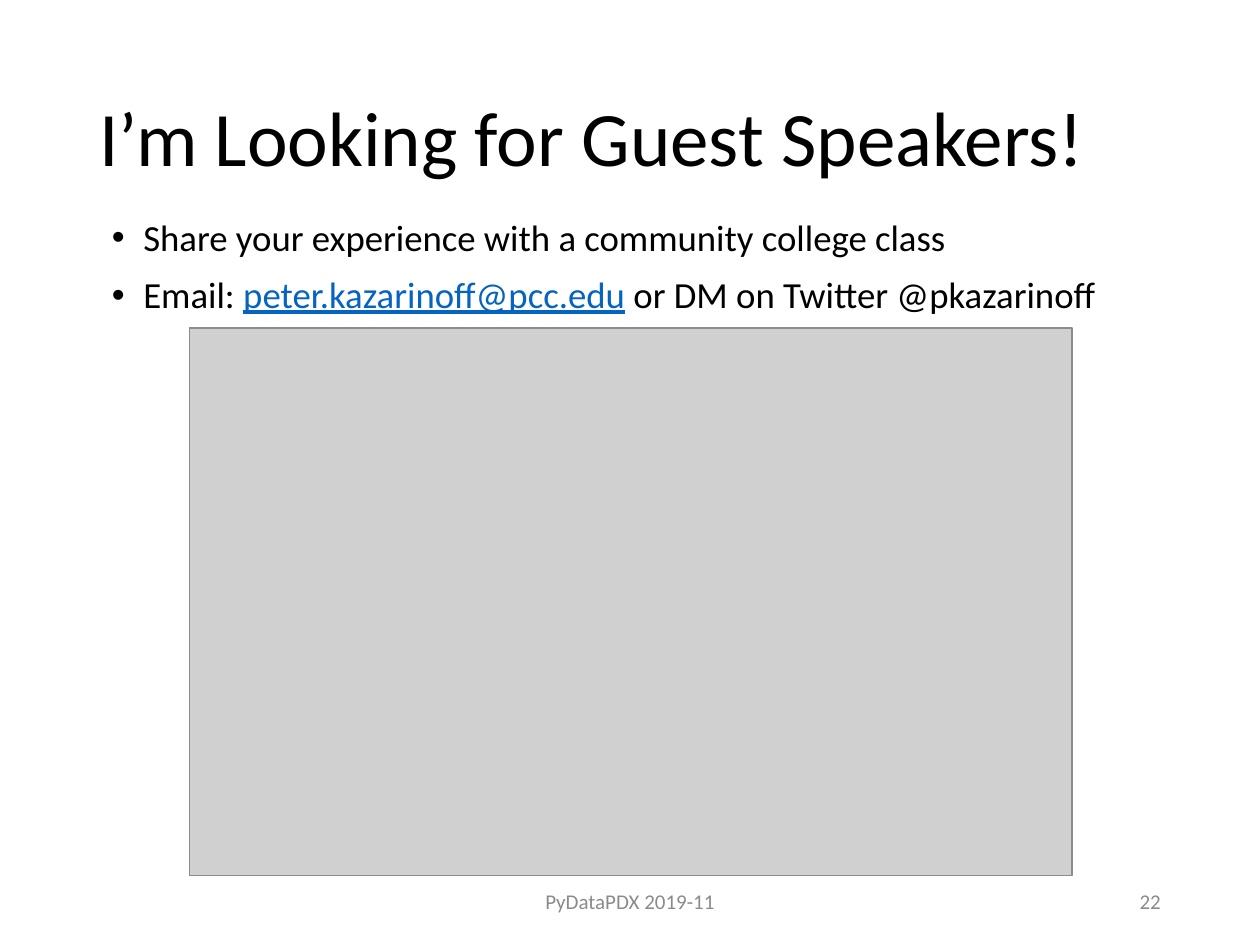
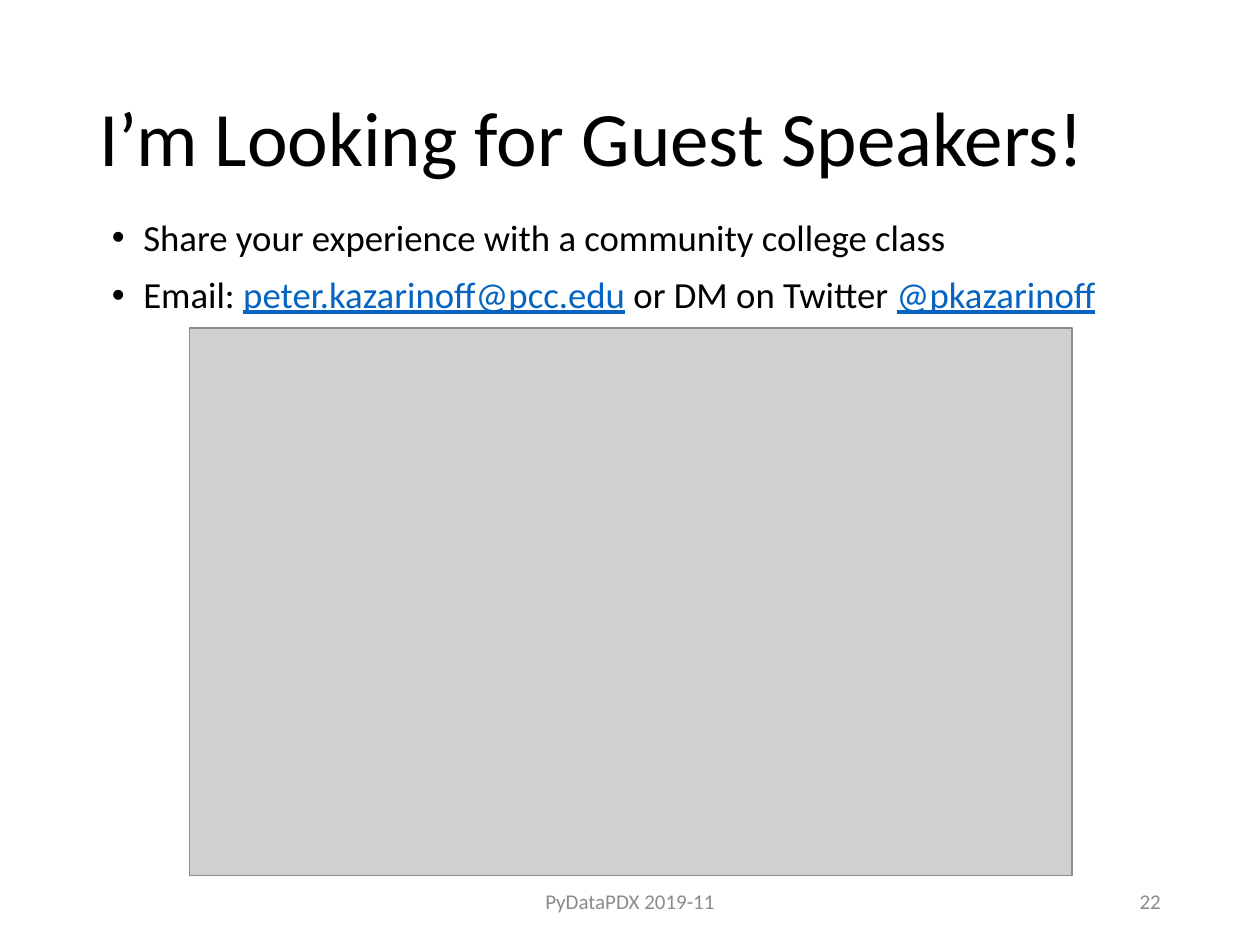
Before and after one commit to ProfessorKazarinoff/PyDataPDX-2019-11, a slide deck: slide 22 of PeterKazarinoff_PyDataPDX_2019-11.pptx. Drawn at 1260x945 pixels with LibreOffice and Linux fonts; fonts in the diff are those of the drawing; grey boxes stand for pictures. Boxes give left, top, right and bottom in pixels: in the first picture for what was removed or moved away, otherwise in the second. Text is boxed around its words. In the diff, an @@ line names an element or a change of style, - is before the commit and + after.

```diff
--- a/PeterKazarinoff_PyDataPDX_2019-11.pptx
+++ b/PeterKazarinoff_PyDataPDX_2019-11.pptx
@@ text at (143, 282, 1096, 314): text colour #000000 to #0563C1, underline on in "@pkazarinoff" @@
```
Also in this commit, not shown: 4 other slides changed, 23 other files.
